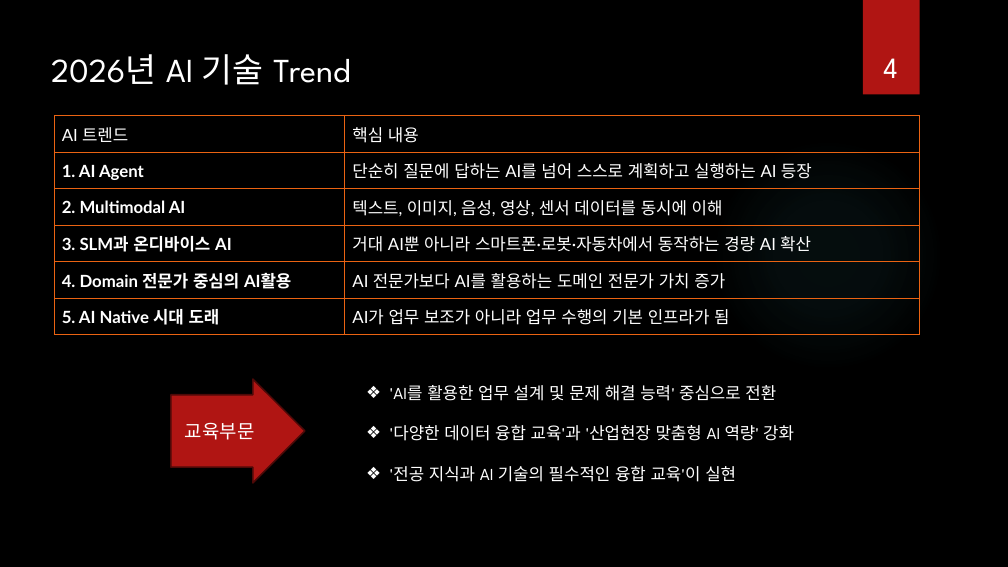
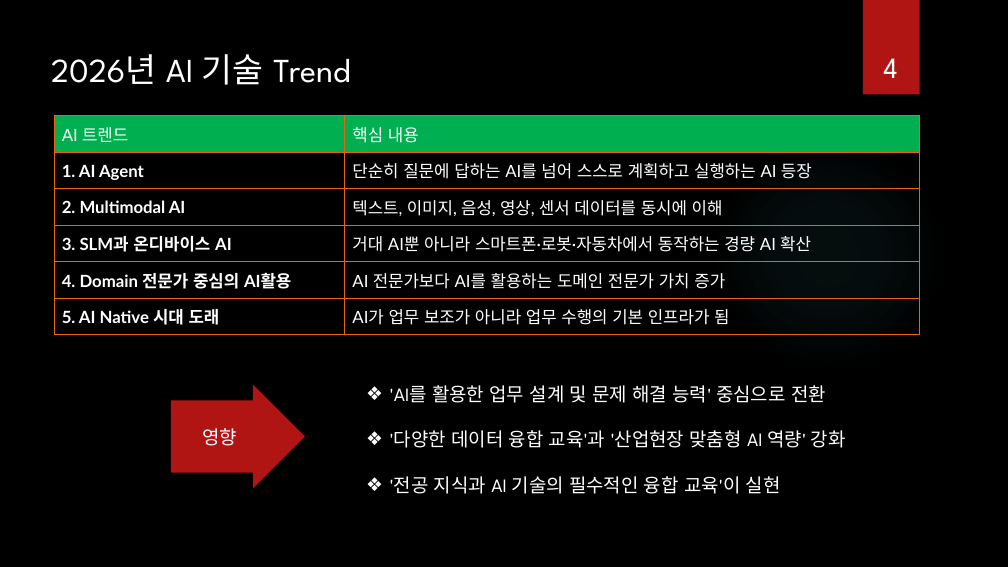
Before and after one commit to ancestor9/Introduction-to-BigData-Analysis, a slide deck: slide 4 of AI 역량강화.pptx. Drawn at 1008x567 pixels with LibreOffice and Linux fonts; fonts in the diff are those of the drawing; background and template pictures are left out. Boxes give left, top, right and bottom in pixels: in the first picture for what was removed or moved away, otherwise in the second. Text is boxed around its words. In the diff, an @@ line names an element or a change of style, - is before the commit and + after.

```diff
--- a/AI 역량강화.pptx
+++ b/AI 역량강화.pptx
@@ table at (54,116,919,334) @@
@@ fill none to #00B050 in row 1 @@
@@ right arrow "영향": place and size @@
-right arrow "영향" at (171,379,305,483)
+right arrow "영향" at (171,385,305,489)
@@ right arrow "영향" at (171,385,305,489): outline #4D0908 1.5 pt to none @@
@@ text "'AI를 활용한 업무 설계 및 ..." at (390,385,846,494): size 16 to 18 pt @@
@@ text in right arrow at (202,428,237,446): text changed @@
-교육부문
+영향
```
Also in this commit, not shown: 20 other slides changed, 1 other file.
